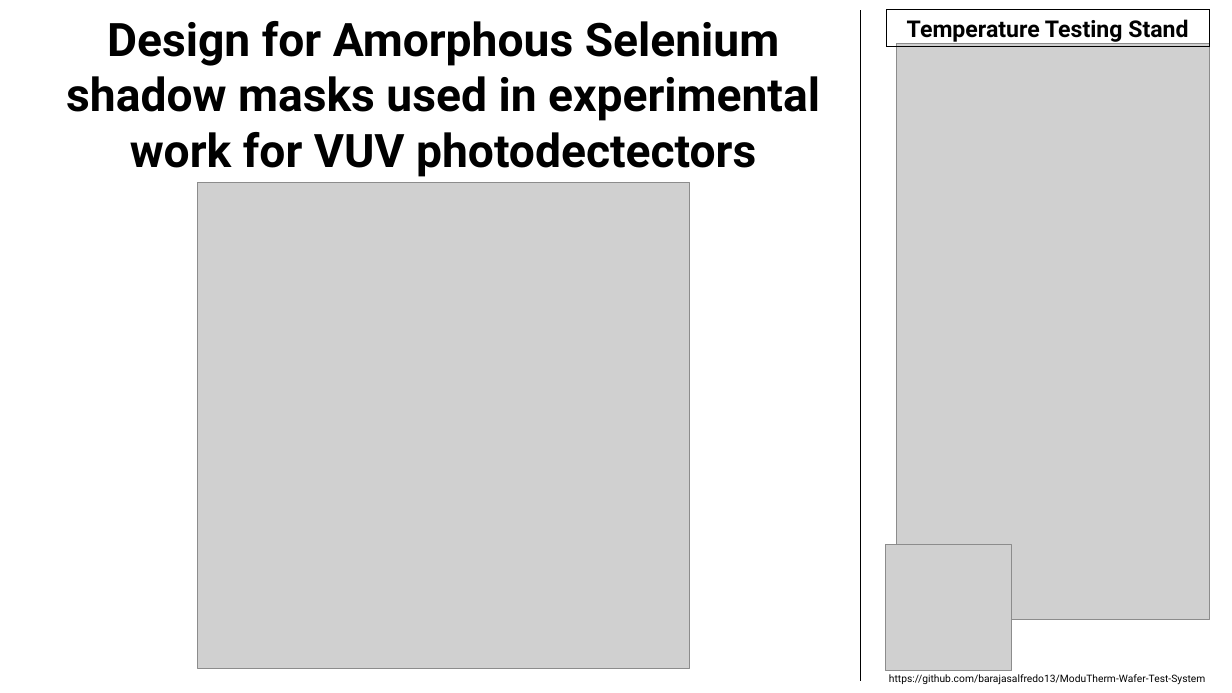
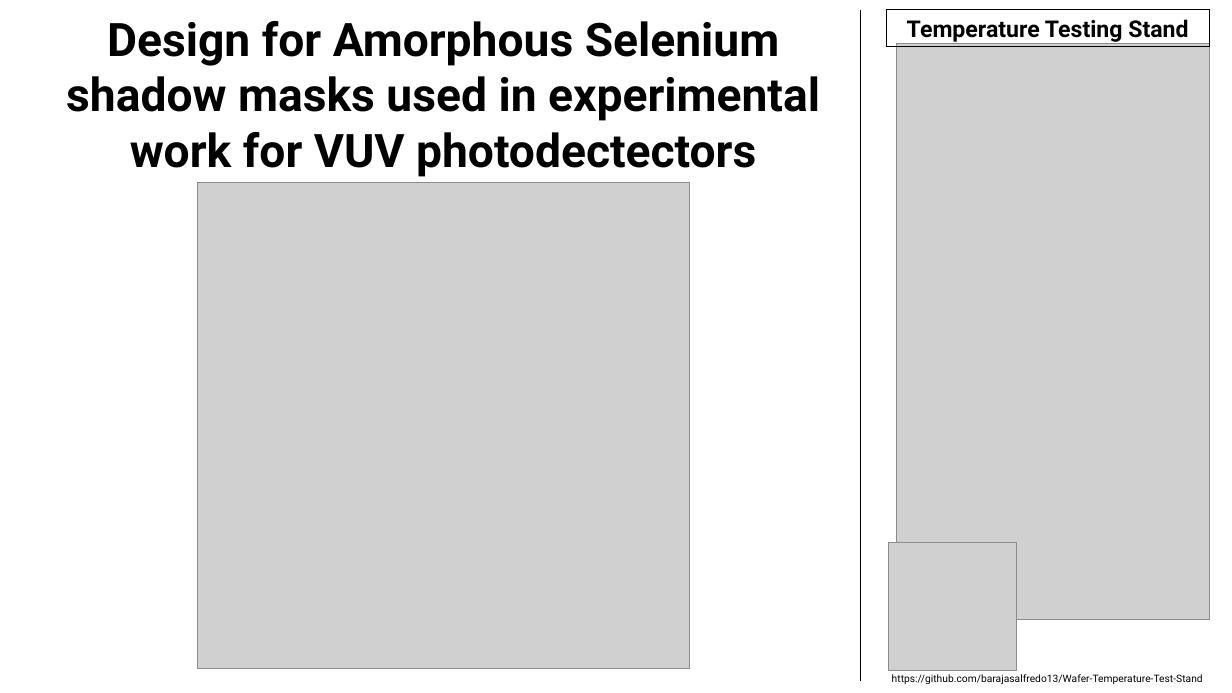
Before and after one commit to barajasalfredo13/Amorphous-Selenium-Vertical-Design, a slide deck: slide 2 of z.ReadMeAssets/ASeGrapheneDetector.pptx. Drawn at 1232x693 pixels with LibreOffice and Linux fonts; fonts in the diff are those of the drawing; grey boxes stand for pictures. Boxes give left, top, right and bottom in pixels: in the first picture for what was removed or moved away, otherwise in the second. Text is boxed around its words. In the diff, an @@ line names an element or a change of style, - is before the commit and + after.

Commit message:
Updated documentation for test stand links

```diff
--- a/z.ReadMeAssets/ASeGrapheneDetector.pptx
+++ b/z.ReadMeAssets/ASeGrapheneDetector.pptx
@@ picture: place and size @@
-picture at <box>885,544,1012,671</box>
+picture at <box>888,543,1017,671</box>
@@ text at <box>892,674,1203,685</box>: text changed @@
-https://github.com/barajasalfredo13/ModuTherm-Wafer-Test-System
+https://github.com/barajasalfredo13/Wafer-Temperature-Test-Stand
```
Also in this commit, not shown: 1 other file.
